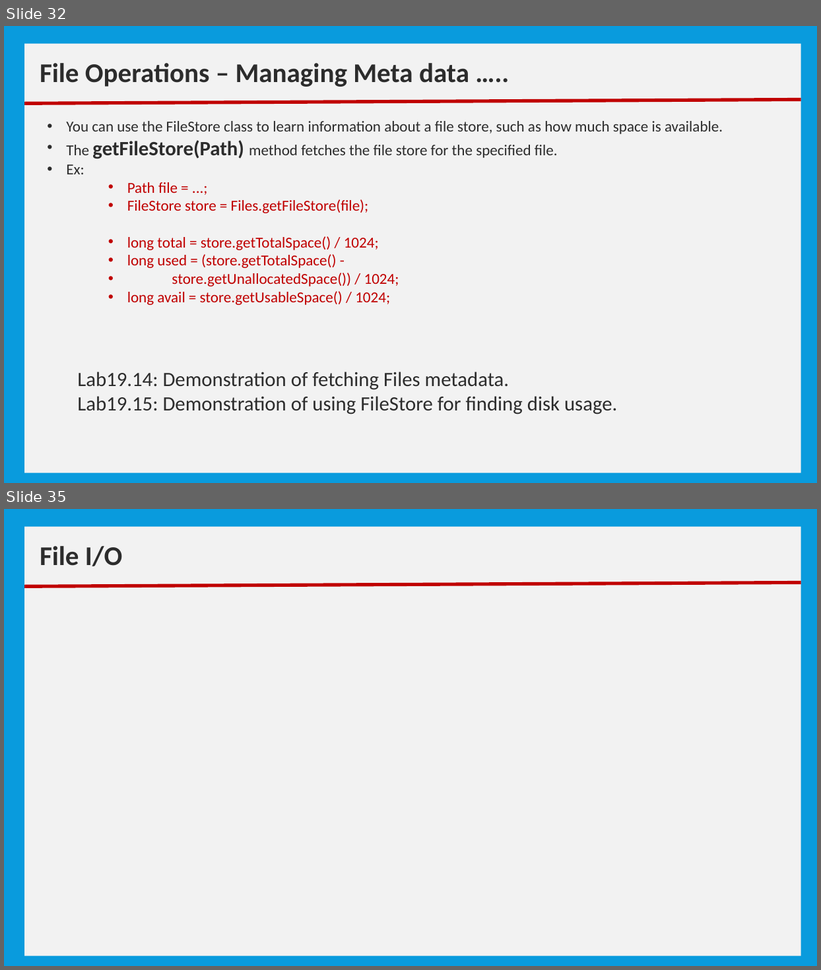
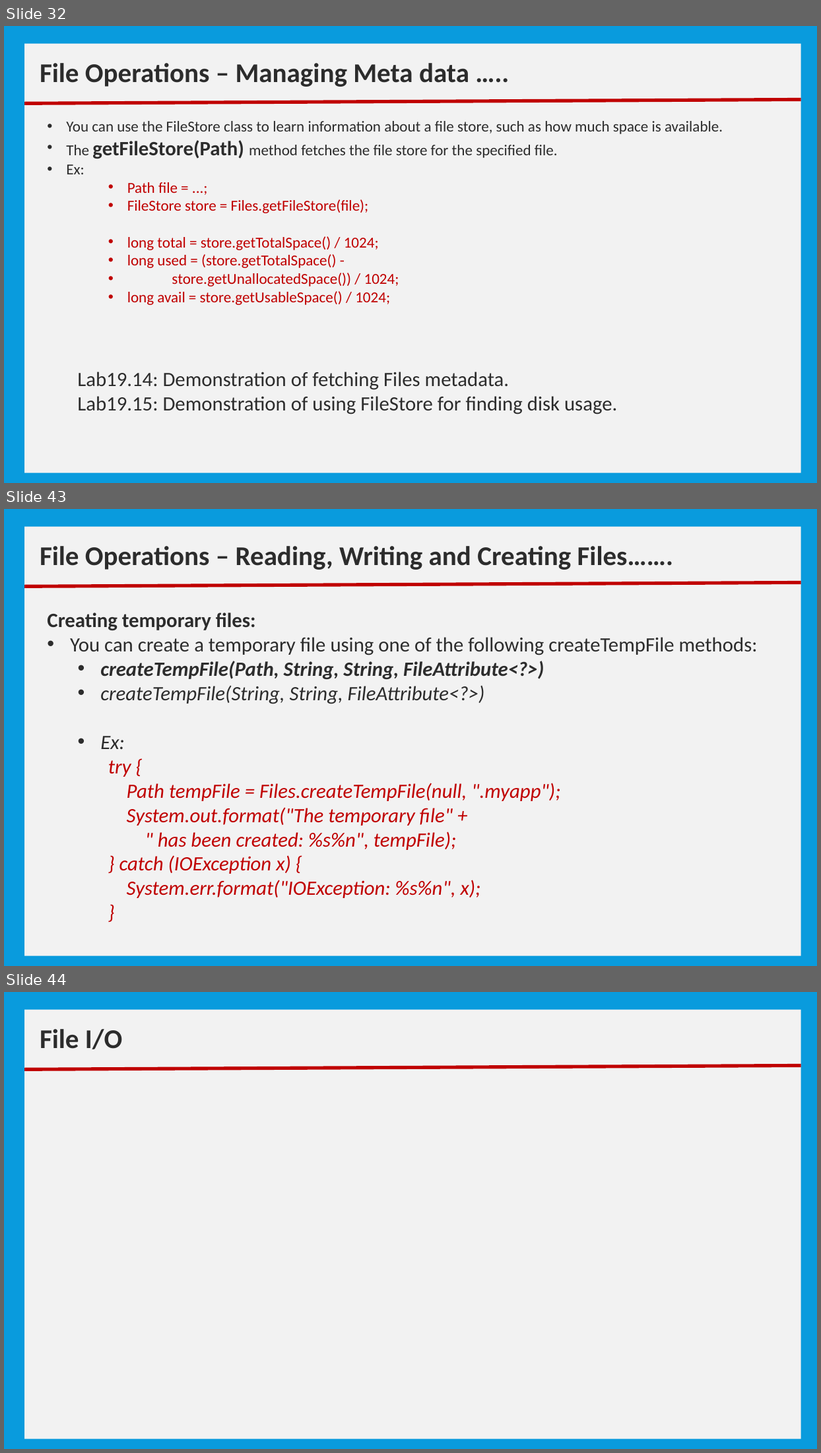
Before and after one commit to nmsgit1234/TechnicalDocs, a slide deck: training/core_java/10_Basic IO.pptx. Shown one above the other, each under a label of ours: slides 32 and 35 before the commit, slides 32, 43 and 44 after it; the slides between them are not shown. The pictures are 821x970 and 821x1453 pixels, drawn with LibreOffice and Linux fonts; fonts in the diff are those of the drawing. Boxes give left, top, right and bottom in pixels: in the first picture for what was removed or moved away, otherwise in the second. Text is boxed around its words. In the diff, an @@ line names an element or a change of style, - is before the commit and + after.

```diff
--- a/training/core_java/10_Basic IO.pptx
+++ b/training/core_java/10_Basic IO.pptx
@@ slide 43 added at [4,509,817,966], background #099BDD @@
@@ rectangle added at [24,527,801,956], fill #F2F2F2 @@
@@ text added at [40,546,673,570], 32 pt, text #2C2C2C, bold @@
+File Operations – Reading, Writing and Creating Files…….
@@ line added from (24, 586) to (801, 583), #C00000 4 pt @@
@@ text added at [47,613,758,898], 24 pt, text #2C2C2C, italic @@
+Creating temporary files:
+• You can create a temporary file using one of the following createTempFile methods:
+  • createTempFile(Path, String, String, FileAttribute<?>)
+  • createTempFile(String, String, FileAttribute<?>)
+  • Ex:
+    try {
+    Path tempFile = Files.createTempFile(null, ".myapp");
+    System.out.format("The temporary file" +
+    " has been created: %s%n", tempFile);
+    } catch (IOException x) {
+    System.err.format("IOException: %s%n", x);
+    }
@@ what was slide 35 is now slide 44 @@
```
Also in this commit, not shown: 1 slide changed, 9 other slides added, 1 slide removed, 1 other file.
